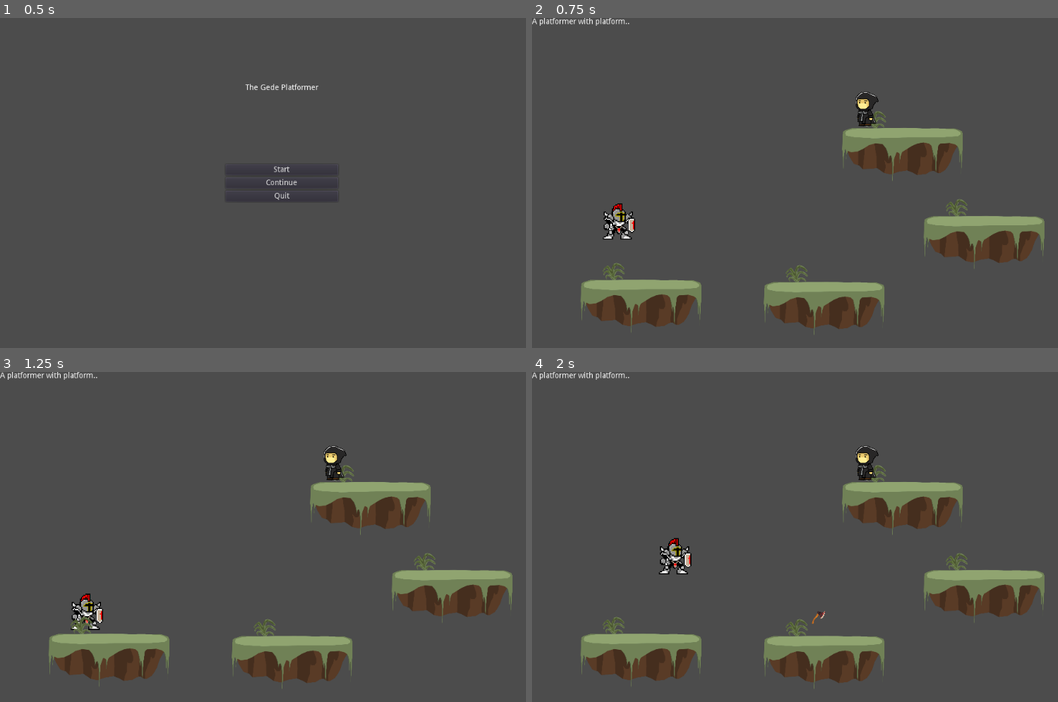
Above: before the commit, frames 1-4 (two rows, left to right).
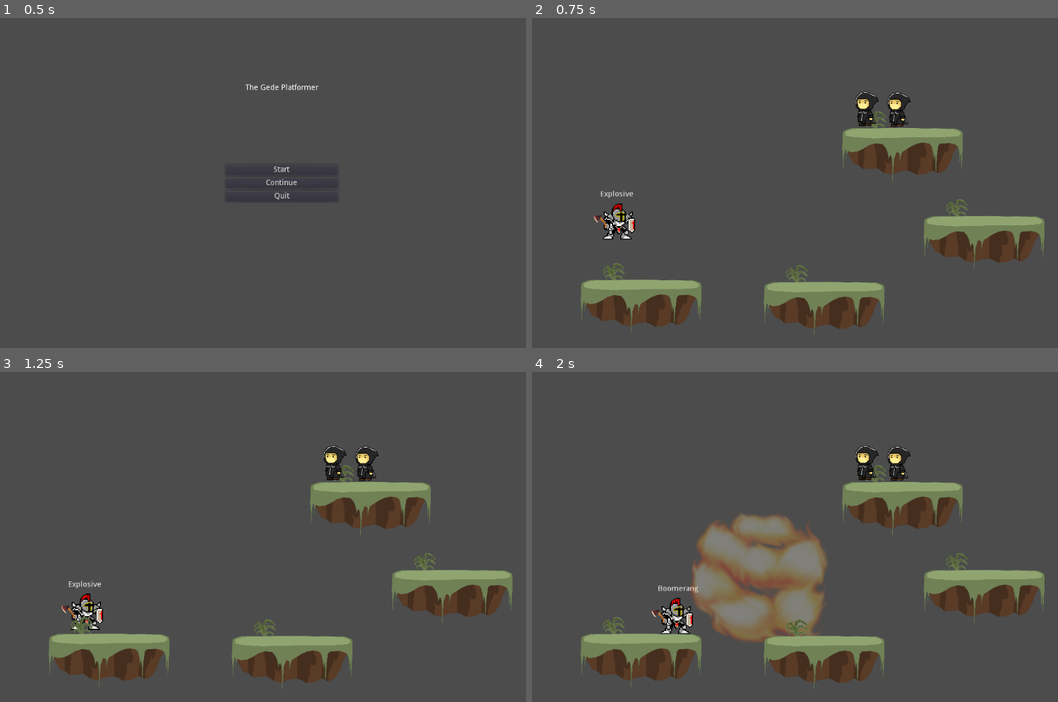
Above: after the commit, the same moments.

Repository: ghosalya/the-gede-platformer
Game: Godot game, scene res://main.tscn
Same seed, same stepped clock (60 frames per second), same inputs: the game is played once before the commit and once after it.
Inputs (mouse positions are in pixels of both pictures, inside the frame that each line leads up to):
- Up to frame 1 (0.5 s): no input
- Up to frame 2 (0.75 s): click "Start" at 0.5 s
- Up to frame 3 (1.25 s): no input
- Up to frame 4 (2 s): move the mouse to (937, 520) at 1.27 s; hold Right (ui_right) from 1.28 s (still down); click (937, 520) at 1.35 s; tap Space (player_jump) at 1.52 s; tap Q (player_changeatk, bound only after the commit) at 1.55 s

Frame 1 is identical in both runs. In frame 2, 0.6% of the frame differs, in the area x 0-72%, y 0-64%; in frame 3, 0.6%; in frame 4, 9.1%, in the area x 0-72%, y 0-82%.

Commit message:
added explosive & boomerang attack (debug switch with 'Q')

Diff:
--- a/src/project.godot
+++ b/src/project.godot
@@ -60,6 +60,11 @@
 , Object(InputEventKey,"resource_local_to_scene":false,"resource_name":"","device":0,"alt":false,"shift":false,"control":false,"meta":false,"command":false,"pressed":false,"scancode":87,"unicode":0,"echo":false,"script":null)
  ]
 }
+player_changeatk={
+"deadzone": 0.5,
+"events": [ Object(InputEventKey,"resource_local_to_scene":false,"resource_name":"","device":0,"alt":false,"shift":false,"control":false,"meta":false,"command":false,"pressed":false,"scancode":81,"unicode":0,"echo":false,"script":null)
+ ]
+}
 
 [rendering]
 
--- a/src/scenes/levels/tryscene.tscn
+++ b/src/scenes/levels/tryscene.tscn
@@ -7,8 +7,10 @@
 [node name="Level" type="Node2D"]
 
 [node name="Label" type="Label" parent="."]
-margin_right = 40.0
-margin_bottom = 14.0
+margin_left = -200.0
+margin_top = 15.0
+margin_right = -23.0
+margin_bottom = 29.0
 text = "A platformer with platform.."
 __meta__ = {
 "_edit_use_anchors_": false
@@ -31,3 +33,6 @@
 
 [node name="Dummy" parent="." instance=ExtResource( 3 )]
 position = Vector2( 607, 166 )
+
+[node name="Dummy2" parent="." instance=ExtResource( 3 )]
+position = Vector2( 665, 167 )
--- /dev/null
+++ b/src/scenes/projectile/boomerang.tscn
@@ -0,0 +1,14 @@
+[gd_scene load_steps=3 format=2]
+
+[ext_resource path="res://assets/PinClipart.com_ax-clipart_521463.png" type="Texture" id=1]
+[ext_resource path="res://scripts/projectile/boomerang.gd" type="Script" id=2]
+
+[node name="KinematicBody2D" type="KinematicBody2D"]
+script = ExtResource( 2 )
+
+[node name="PinClipartcom_ax-clipart_521463" type="Sprite" parent="."]
+scale = Vector2( 0.02, 0.02 )
+texture = ExtResource( 1 )
+
+[node name="CollisionPolygon2D" type="CollisionPolygon2D" parent="."]
+polygon = PoolVector2Array( 3.32944, 3.62713, 6.6636, 1.30513, 9.34284, -1.85041, 11.4862, -6.49442, 11.903, -11.6743, 7.13991, -9.29273, -0.778719, -11.317, -2.98165, -8.34012, -2.38626, -6.91119, -6.49442, -0.361948, -12.091, 9.70007, -11.6743, 11.4862, -10.2453, 11.903, -8.63781, 11.0099, -8.04242, 7.13991, -4.94642, 1.30513, 0.888361, -4.88688, 3.15083, -1.49318 )
--- /dev/null
+++ b/src/scenes/projectile/explosive_proj.tscn
@@ -0,0 +1,14 @@
+[gd_scene load_steps=3 format=2]
+
+[ext_resource path="res://assets/PinClipart.com_ax-clipart_521463.png" type="Texture" id=1]
+[ext_resource path="res://scripts/projectile/explosive.gd" type="Script" id=2]
+
+[node name="Explosive" type="KinematicBody2D"]
+script = ExtResource( 2 )
+
+[node name="PinClipartcom_ax-clipart_521463" type="Sprite" parent="."]
+scale = Vector2( 0.02, 0.02 )
+texture = ExtResource( 1 )
+
+[node name="CollisionPolygon2D" type="CollisionPolygon2D" parent="."]
+polygon = PoolVector2Array( 3.32944, 3.62713, 6.6636, 1.30513, 9.34284, -1.85041, 11.4862, -6.49442, 11.903, -11.6743, 7.13991, -9.29273, -0.778719, -11.317, -2.98165, -8.34012, -2.38626, -6.91119, -6.49442, -0.361948, -12.091, 9.70007, -11.6743, 11.4862, -10.2453, 11.903, -8.63781, 11.0099, -8.04242, 7.13991, -4.94642, 1.30513, 0.888361, -4.88688, 3.15083, -1.49318 )
--- /dev/null
+++ b/src/scenes/projectile/explosive_rad.tscn
@@ -0,0 +1,17 @@
+[gd_scene load_steps=4 format=2]
+
+[ext_resource path="res://assets/explode_radius.png" type="Texture" id=1]
+[ext_resource path="res://scripts/projectile/explode_rad.gd" type="Script" id=2]
+
+[sub_resource type="CircleShape2D" id=1]
+radius = 127.308
+
+[node name="Area2D" type="Area2D"]
+script = ExtResource( 2 )
+
+[node name="explode_radius" type="Sprite" parent="."]
+scale = Vector2( 0.7, 0.7 )
+texture = ExtResource( 1 )
+
+[node name="CollisionShape2D" type="CollisionShape2D" parent="."]
+shape = SubResource( 1 )
--- a/src/scenes/units/player.tscn
+++ b/src/scenes/units/player.tscn
@@ -1,7 +1,8 @@
-[gd_scene load_steps=3 format=2]
+[gd_scene load_steps=4 format=2]
 
 [ext_resource path="res://assets/hiclipart.com.png" type="Texture" id=1]
 [ext_resource path="res://scripts/player_controller.gd" type="Script" id=2]
+[ext_resource path="res://assets/PinClipart.com_ax-clipart_521463.png" type="Texture" id=3]
 
 [node name="Player" type="Node2D"]
 
@@ -12,5 +13,23 @@
 scale = Vector2( -0.1, 0.1 )
 texture = ExtResource( 1 )
 
+[node name="ReadySprite" type="Sprite" parent="PlayerBody"]
+position = Vector2( -27.4103, -3.3766 )
+scale = Vector2( -0.02, 0.02 )
+texture = ExtResource( 3 )
+
 [node name="CollisionPolygon2D" type="CollisionPolygon2D" parent="PlayerBody"]
 polygon = PoolVector2Array( -22.3732, 29.4785, 29.8179, 30.1563, 35.9182, 14.7927, 36.1441, -7.12307, 31.3994, -20.2273 …(311 unchanged characters)…
+
+[node name="Label" type="Label" parent="PlayerBody"]
+anchor_right = 0.5
+margin_left = -28.2607
+margin_top = -58.838
+margin_right = 33.7393
+margin_bottom = -44.838
+text = "No Attack"
+align = 1
+valign = 1
+__meta__ = {
+"_edit_use_anchors_": false
+}
--- a/src/scripts/player_controller.gd
+++ b/src/scripts/player_controller.gd
@@ -4,19 +4,25 @@
 # Declare member variables here.
 const GRAVITY = 300.0
 const WALK_SPEED = 150
-const PROJECTILE = preload("res://scenes/projectile/throw_axe.tscn")
+const EXPLOSIVE_PROJECTILE = preload("res://scenes/projectile/explosive_proj.tscn")
+const BOOMERANG_PROJECTILE = preload("res://scenes/projectile/boomerang.tscn")
+
+var PROJECTILE = null
+
+
 var facing = 1
+var can_attack = true
+var axe_sprite = null
+var atk_label = null
 
 var velocity = Vector2()
 
 # Called when the node enters the scene tree for the first time.
 func _ready():
 	set_meta("type", "player")
-
-
-# Called every frame. 'delta' is the elapsed time since the previous frame.
-#func _process(delta):
-#	pass
+	axe_sprite = get_child(1)
+	atk_label = get_child(3)
+	PROJECTILE = EXPLOSIVE_PROJECTILE
 
 
 func _physics_process(delta):
@@ -24,7 +30,9 @@
 	process_gravity(delta)
 	process_movement(delta)
 	process_jump()
+	process_attack_loadout()
 	process_atk()
+	axe_sprite.visible = can_attack
 	# The second parameter of "move_and_slide" is the normal pointing up.
 	# In the case of a 2D platformer, in Godot, upward is negative y, which translates to -1 as a normal.
 	move_and_slide(velocity, Vector2(0, -1))
@@ -58,7 +66,32 @@
 
 func process_atk():
 	if Input.is_action_just_pressed("player_atk"):
-		var atk_proj = PROJECTILE.instance()
-		atk_proj.get_child(0).facing = facing
-		atk_proj.position = position + Vector2(50 * facing, 0)
-		get_parent().add_child(atk_proj)
+		if can_attack:
+			var atk_proj = PROJECTILE.instance()
+			atk_proj.PLAYER = self
+			atk_proj.position =  get_projectile_spawn_pos()
+			get_parent().add_child(atk_proj)
+			can_attack = false
+
+
+func get_projectile_spawn_pos():
+	return position + (get_global_mouse_position() - global_position).normalized() * 60
+
+
+func process_attack_loadout():
+	# Changing loadout is only for debugging. Actual gameplay won't let you do
+	# this except in certain checkpoint.
+	if Input.is_action_just_pressed("player_changeatk"):
+		print("change_loadout")
+		if PROJECTILE == EXPLOSIVE_PROJECTILE:
+			PROJECTILE = BOOMERANG_PROJECTILE
+			print("change to boomerang")
+		elif PROJECTILE == BOOMERANG_PROJECTILE:
+			PROJECTILE = EXPLOSIVE_PROJECTILE
+			print("change to explosive")
+
+	# change text
+	if PROJECTILE == EXPLOSIVE_PROJECTILE:
+		atk_label.text = "Explosive"
+	if PROJECTILE == BOOMERANG_PROJECTILE:
+		atk_label.text = "Boomerang"
--- /dev/null
+++ b/src/scripts/projectile/boomerang.gd
@@ -0,0 +1,46 @@
+extends KinematicBody2D
+
+const speed = 500
+var target_point = null
+var direction = null
+var PLAYER = null
+
+var distance_travelled = 0
+var max_distance = 500
+var returning = false
+
+# Called when the node enters the scene tree for the first time.
+func _ready():
+	target_point = get_global_mouse_position()
+	direction = (target_point - global_position).normalized()
+
+
+func _physics_process(delta):
+	if returning:
+		direction = (PLAYER.global_position - global_position).normalized()
+
+	var velocity = direction * speed *  delta
+	var unit_hit = move_and_collide(velocity)
+
+	distance_travelled += speed * delta
+
+	if distance_travelled > max_distance:
+		returning = true
+
+	if unit_hit:
+		if "type" in unit_hit.collider.get_meta_list():
+			if unit_hit.collider.get_meta("type") == "enemy":
+				unit_hit.collider.take_damage(1)
+
+				# TODO: implement going through enemies and remove the
+				#		"return on hit" implementation
+				returning = true
+
+			if unit_hit.collider.get_meta("type") == "player":
+				# can only attack once boomerang is back
+				PLAYER.can_attack = true
+				get_parent().remove_child((self))
+
+		else:
+			# if it hits any other object, return
+			returning = true
--- /dev/null
+++ b/src/scripts/projectile/explode_rad.gd
@@ -0,0 +1,42 @@
+extends Area2D
+
+
+# Declare member variables here. Examples:
+const FADE_SPEED = 3
+const DAMAGE = 3
+
+var PLAYER = null
+var visible_factor = 1.0
+
+var sprite = null
+var collider = null
+
+
+# Called when the node enters the scene tree for the first time.
+func _ready():
+	sprite = get_child(0)
+	collider = get_child(1)
+
+
+func damage_units_in_radius():
+	# damage enemies in range
+	var units_in_range = get_overlapping_bodies()
+
+	for i in range(0, units_in_range.size()):
+		var unit_hit = units_in_range[i]
+		if "type" in unit_hit.get_meta_list():
+			if unit_hit.get_meta("type") == "enemy":
+				unit_hit.take_damage(DAMAGE)
+			if unit_hit.get_meta("type") == "player":
+				unit_hit.get_parent().remove_child(unit_hit)
+
+
+# Called every frame. 'delta' is the elapsed time since the previous frame.
+func _process(delta):
+	damage_units_in_radius()
+
+	visible_factor -= FADE_SPEED * delta
+	sprite.modulate = Color(1, 1, 1, visible_factor)
+
+	if visible_factor <= 0:
+		get_parent().remove_child(self)
--- /dev/null
+++ b/src/scripts/projectile/explosive.gd
@@ -0,0 +1,38 @@
+extends KinematicBody2D
+
+const speed = 500
+var target_point = null
+var direction = null
+var PLAYER = null
+
+var distance_travelled = 0
+var max_distance = 200
+
+const RADIUS = preload("res://scenes/projectile/explosive_rad.tscn")
+
+# Called when the node enters the scene tree for the first time.
+func _ready():
+	target_point = get_global_mouse_position()
+	direction = (target_point - global_position).normalized()
+
+
+func _physics_process(delta):
+	var velocity = direction * speed *  delta
+	var unit_hit = move_and_collide(velocity)
+	if unit_hit:
+		explode()
+
+	distance_travelled += speed * delta
+	if distance_travelled > max_distance:
+		explode()
+
+
+
+func explode():
+	var exp_rad = RADIUS.instance()
+	exp_rad.position = position
+	get_parent().add_child(exp_rad)
+
+	# can only attack after explosion
+	PLAYER.can_attack = true
+	get_parent().remove_child(self)
--- a/src/scripts/projectile/thrown_axe.gd
+++ /dev/null
@@ -1,28 +0,0 @@
-extends KinematicBody2D
-
-const speed = 500
-var init_rotation = 0
-var facing = 1
-
-# Called when the node enters the scene tree for the first time.
-func _ready():
-	init_rotation = rotation
-	scale.x = facing
-
-
-# Called every frame. 'delta' is the elapsed time since the previous frame.
-#func _process(delta):
-#	pass
-
-func _physics_process(delta):
-	# set_rotation_degrees((get_rotation_degrees() + 540 * delta) * facing)
-
-	var velocity = Vector2(1, 0) * speed * facing * delta
-	var unit_hit = move_and_collide(velocity)
-
-	if unit_hit:
-		if "type" in unit_hit.collider.get_meta_list():
-			if unit_hit.collider.get_meta("type") == "enemy":
-				unit_hit.collider.take_damage(1)
-
-		get_parent().remove_child(self)
Binary file added: src/assets/explode_radius.png
Not shown, added: src/assets/explode_radius.png.import
